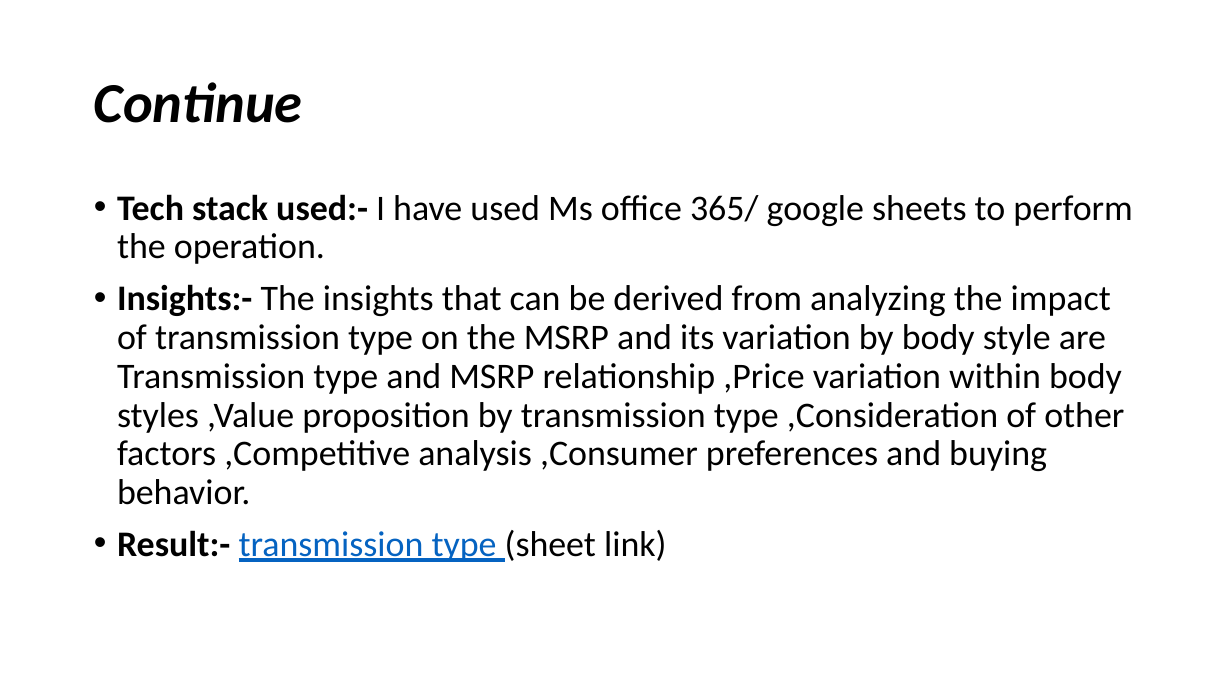
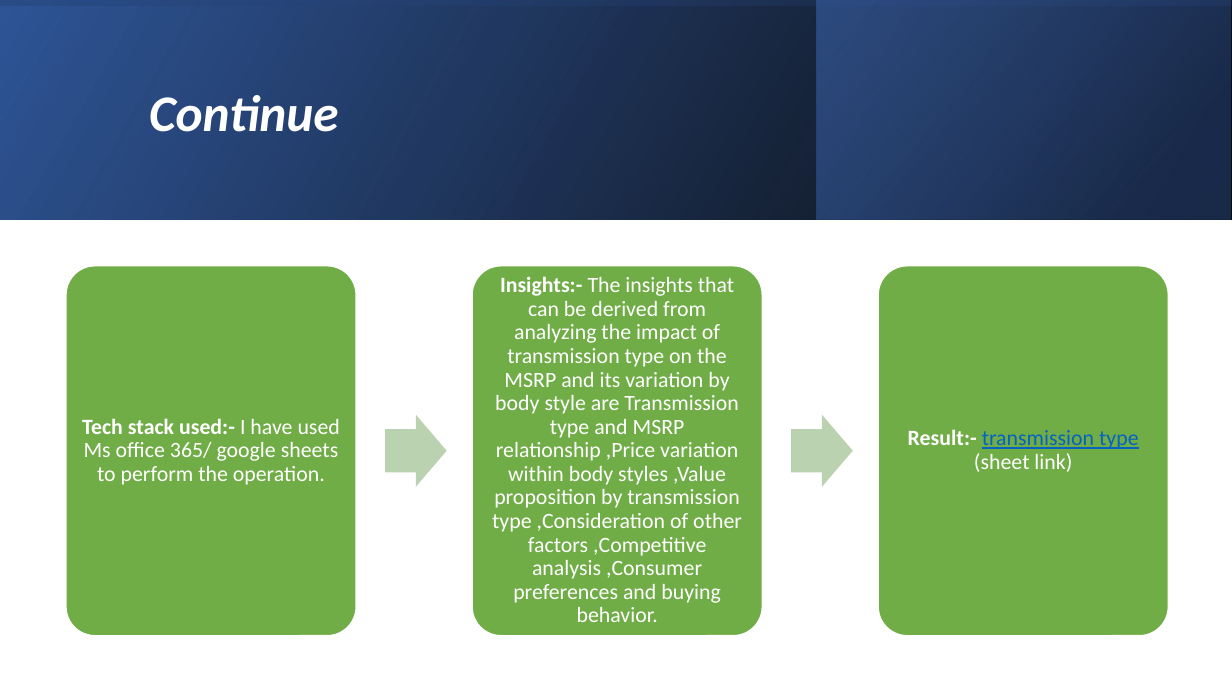
Before and after one commit to Athreya27/Athreya-, a slide deck: slide 28 of Impact of Car Features.pptx (slide 25 before the commit). Drawn at 1232x693 pixels with LibreOffice and Linux fonts; fonts in the diff are those of the drawing. Boxes give left, top, right and bottom in pixels: in the first picture for what was removed or moved away, otherwise in the second. Text is boxed around its words. In the diff, an @@ line names an element or a change of style, - is before the commit and + after.

```diff
--- a/Impact of Car Features.pptx
+++ b/Impact of Car Features.pptx
@@ rectangle added at [0,0,1232,219], fill gradient #000000 to #2F5597 @@
@@ rectangle added at [0,0,1232,219], fill gradient #2F5597 to #000000 @@
@@ rectangle added at [817,0,1231,219], fill gradient #203864 to #4472C4 @@
@@ title "Continue": place and size @@
-title "Continue" at [94,82,303,123]
+title "Continue" at [149,95,339,132]
@@ title "Continue" at [149,95,339,132]: size 44 to 40 pt, text colour #000000 to #FFFFFF @@
@@ text at [117,194,1132,264]: paragraph removed @@
-• Tech stack used:- I have used Ms office 365/ google sheets to perform the operation.
@@ text "Insights:- The insights that can ...": place and size @@
-text "Insights:- The insights that can ..." at [117,194,1132,562]
+text "Insights:- The insights that can ..." at [492,276,742,622]
@@ text "Insights:- The insights that can ..." at [492,276,742,622]: size 28 to 17 pt, text colour #000000 to #FFFFFF; alignment left to centre; bullet • to none; less space between paragraphs; vertical alignment top to middle @@
@@ group added at [66,266,1169,636]: 3 rounded rectangles, 2 texts, 2 right arrows @@
+Tech stack used:- I have used Ms office 365/ google sheets to perform the operation.
+Result:- transmission type (sheet link)
@@ text at [117,530,667,562]: paragraph removed @@
-• Result:- transmission type (sheet link)
```
Also in this commit, not shown: 29 other slides changed, 10 slides added, 5 slides removed.
